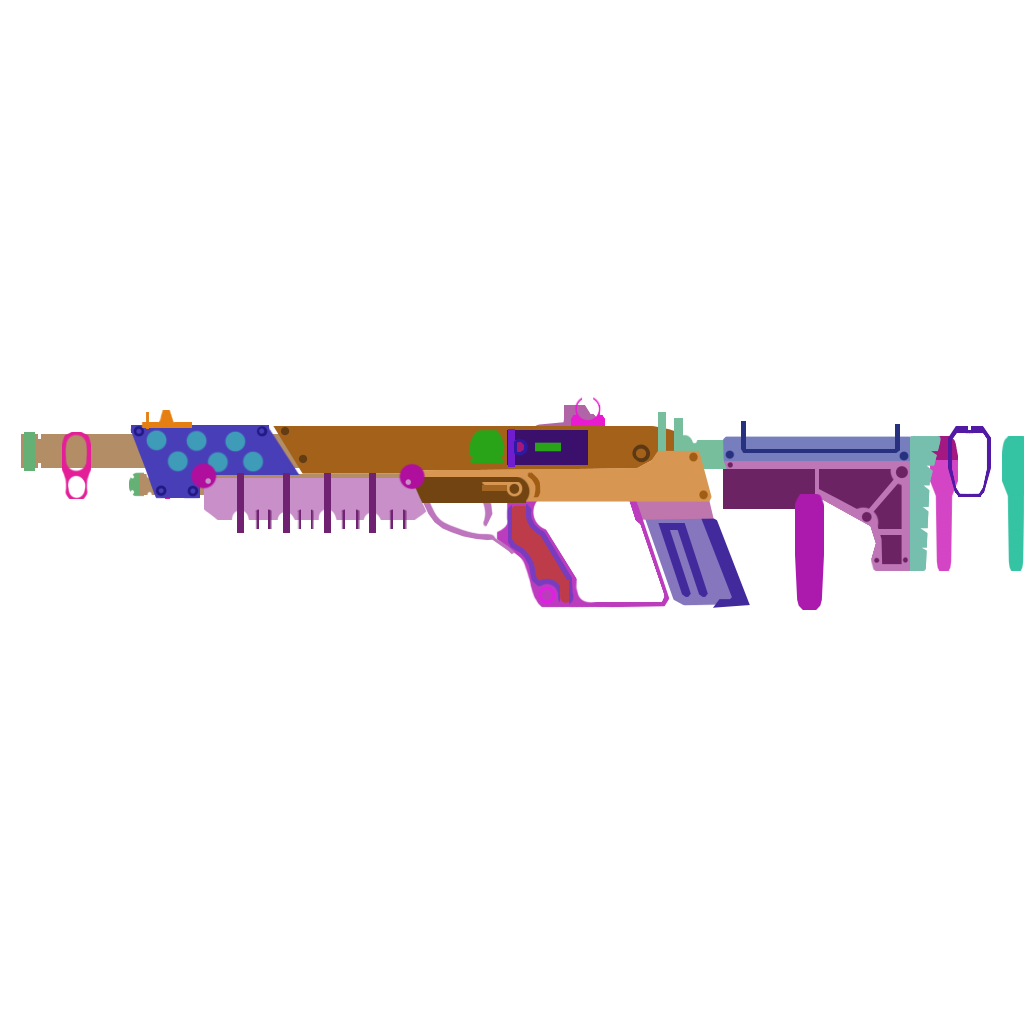
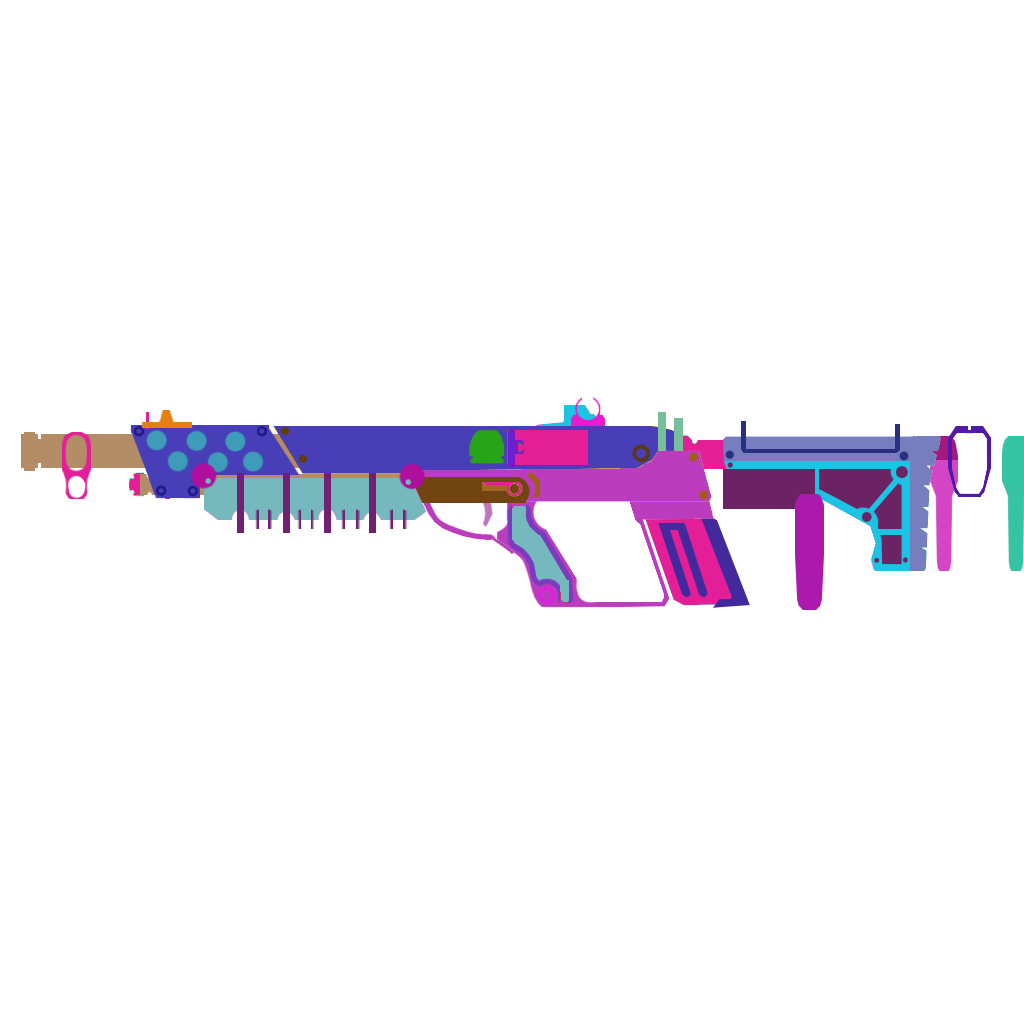
Comparing the layer stacks of the two 1024 x 1024 images. Changes:
painted on "SIDE_CUTOUT3" (1st of 3, in "Handguard") over (256, 509, 406, 515)
painted on "SIDE" (1st of 24, in "Handguard") over (204, 478, 425, 520)
painted on "SIDE" (2nd of 24, in "LowerReceiver" › "FireSelector") over (483, 482, 522, 496)
painted on "SIDE" (3rd of 24, in "LowerReceiver") over (411, 451, 711, 501)
painted on "SIDE" (5th of 24, in "LowerReceiver" › "Grip" › "TriggerGuard") over (420, 493, 513, 553)
painted on "SIDE" (6th of 24, in "LowerReceiver" › "Grip" › "GripCover") over (510, 506, 569, 602)
painted on "SIDE" (8th of 24, in "LowerReceiver" › "Magwell") over (633, 488, 713, 519)
painted on "SIDE" (9th of 24, in "LowerReceiver" › "Magwell" › "Magazine") over (629, 469, 732, 605)
hid "FRONT" (7th of 15, in "UpperReceiver" › "DustCover" › "ChargingHandle") over (535, 442, 561, 452)
hid "SIDE_ADDON2" over (517, 442, 524, 452)
hid "SIDE_ADDON1" (2nd of 2, in "UpperReceiver" › "DustCover" › "ChargingHandle") over (514, 438, 528, 456)
painted on "SIDE" (10th of 24, in "UpperReceiver" › "DustCover" › "ChargingHandle") over (518, 443, 523, 451)
painted on "SIDE" (11th of 24, in "UpperReceiver" › "DustCover") over (507, 430, 588, 465)
painted on "SIDE" (12th of 24, in "UpperReceiver") over (274, 426, 682, 473)
painted on "SIDE" (13th of 24, in "UpperReceiver" › "RearSight") over (535, 405, 597, 428)
painted on "SIDE" (14th of 24, in "BarrelShroud" › "FrontSightTip") over (146, 412, 149, 429)
painted on "SIDE" (16th of 24, in "Cheekrest" › "ButtPlate") over (910, 436, 940, 571)
painted on "SIDE" (17th of 24, in "Cheekrest" › "Stock") over (725, 461, 915, 571)
painted on "SIDE" (19th of 24, in "BufferTube") over (658, 436, 881, 469)
painted on "SIDE" (21st of 24, in "BarrelMuzzle") over (24, 432, 35, 471)
painted on "SIDE" (24th of 24, in "GasTubeMuzzle") over (129, 473, 144, 495)
